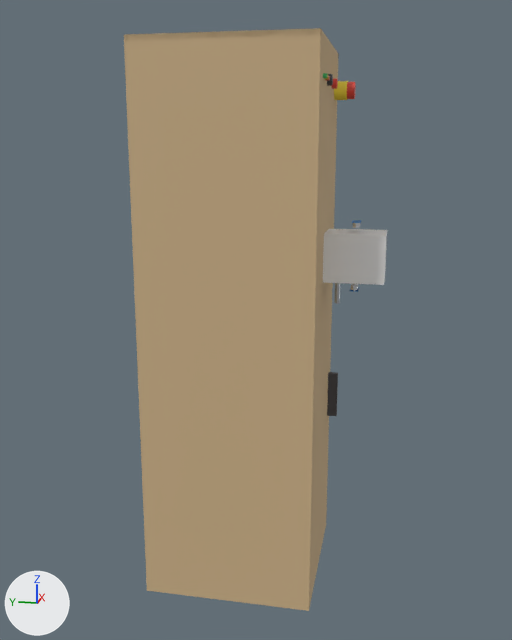
Before and after pictures for a commit that changed the glTF model assets/models/compactor_bin.glb.
Before and after are seen from a 50 mm lens placed at (-1.671, -0.368, 1.071), pointed at (0.001, -0.034, 0.653). Lighting does not change. The marker at lower left points along +X, +Y and +Z. The picture after the commit comes second. Vertices at exactly the same position are counted once.

Script lines for the objects in view, before the commit:
```python
ob_door_handle = bpy.data.objects.new('door_handle', me_door_handle)
ob_door_handle.location = (0.15, -0.214, 0.42)
ob_front_base = bpy.data.objects.new('front_base', me_front_base)
ob_front_base.location = (0.0, -0.196, 0.06)
ob_front_chamber_left = bpy.data.objects.new('front_chamber_left', me_front_chamber_left)
ob_front_chamber_left.location = (-0.12, -0.196, 0.82)
ob_sensor_metal = bpy.data.objects.new('sensor_metal', me_sensor_metal)
ob_sensor_metal.location = (0.0, -0.232, 0.73)
ob_sensor_slot2_eye1 = bpy.data.objects.new('sensor_slot2_eye1', me_sensor_slot2_eye1)
ob_sensor_slot2_eye1.location = (-0.013, -0.272, 0.747)
ob_slot_tube_bottom = bpy.data.objects.new('slot_tube_bottom', me_slot_tube_bottom)
ob_slot_tube_bottom.location = (0.0, -0.272, 0.767)
ob_slot_tube_left = bpy.data.objects.new('slot_tube_left', me_slot_tube_left)
ob_slot_tube_left.location = (-0.053, -0.272, 0.82)
ob_slot_tube_right = bpy.data.objects.new('slot_tube_right', me_slot_tube_right)
ob_slot_tube_right.location = (0.053, -0.272, 0.82)
ob_top = bpy.data.objects.new('top', me_top)
ob_top.location = (0.0, 0.0, 1.286)
ob_wall_left = bpy.data.objects.new('wall_left', me_wall_left)
ob_wall_left.location = (-0.196, 0.0, 0.646)
# also in view: 'door' at (0.0, -0.196, 0.42); 'front_housing' at (0.0, -0.196, 1.1)
```
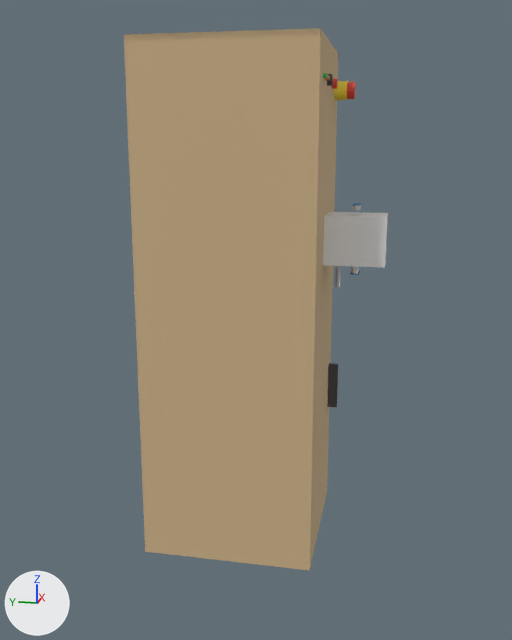
The newer file is also turned or shifted as a whole; pictures and numbers use the older file's frame.

Boxes (x1, y1, x2, y2) around the edits, measured in the pictures (512 x 640 px):
'wall_left', moved, rescaled (8% shorter): before (124, 28, 321, 611); after (124, 28, 321, 566)
'slot_tube_left', moved: before (323, 237, 386, 282); after (323, 219, 387, 265)
'slot_tube_top', moved: before (324, 229, 387, 238); after (324, 212, 388, 220)
'bottom', added: after (145, 490, 327, 570)
'front_base', deleted (beige): before (310, 490, 327, 603)
'door_handle', moved: before (327, 372, 338, 416); after (327, 363, 338, 407)
'slot_tube_bottom', moved: before (323, 279, 385, 285); after (323, 258, 386, 267)
'sensor_metal', moved: before (335, 283, 340, 303); after (335, 266, 341, 287)
'sensor_slot2_eye1', moved: before (351, 284, 358, 291); after (351, 268, 358, 274)
'slot_tube_right', moved: before (385, 237, 387, 272); after (385, 218, 388, 258)

Edits to the bpy script that builds the scene:
```text
Change me_wall_left:
    used by ob_wall_left; location = (-0.196, 0.0, 0.646)
    remove me_wall_left.from_pydata(...)  # 8 vertices, 12 faces; spans x -0.006..0.006, y -0.202..0.202, z -0.646..0.646
    add me_wall_left.from_pydata(...)  # 8 vertices, 12 faces; spans x -0.006..0.006, y -0.202..0.202, z -0.526..0.646
    me_wall_left part 1: the whole mesh is scaled about its middle by (1, 1, 0.907), then moved by (0.0, 0.0, 0.06)
Change ob_door_handle:
    ob_door_handle.location: (0.15, -0.214, 0.42) -> (0.15, -0.214, 0.445)
Remove ob_front_base:
    ob_front_base = bpy.data.objects.new('front_base', me_front_base)
    ob_front_base.location = (0.0, -0.196, 0.06)
Change ob_sensor_metal:
    ob_sensor_metal.location: (0.0, -0.232, 0.73) -> (0.0, -0.232, 0.77)
Change ob_sensor_slot2_eye1:
    ob_sensor_slot2_eye1.location: (-0.013, -0.272, 0.747) -> (-0.013, -0.272, 0.786)
Change ob_slot_tube_bottom:
    ob_slot_tube_bottom.location: (0.0, -0.272, 0.767) -> (0.0, -0.272, 0.807)
Change ob_slot_tube_left:
    ob_slot_tube_left.location: (-0.053, -0.272, 0.82) -> (-0.053, -0.272, 0.86)
Change ob_slot_tube_right:
    ob_slot_tube_right.location: (0.053, -0.272, 0.82) -> (0.053, -0.272, 0.86)
Change ob_slot_tube_top:
    ob_slot_tube_top.location: (0.0, -0.272, 0.873) -> (0.0, -0.272, 0.913)
Add ob_bottom:
    ob_bottom = bpy.data.objects.new('bottom', me_top.copy())  # the mesh of ob_top
    ob_bottom.location = (0.0, 0.0, 0.114)
```
